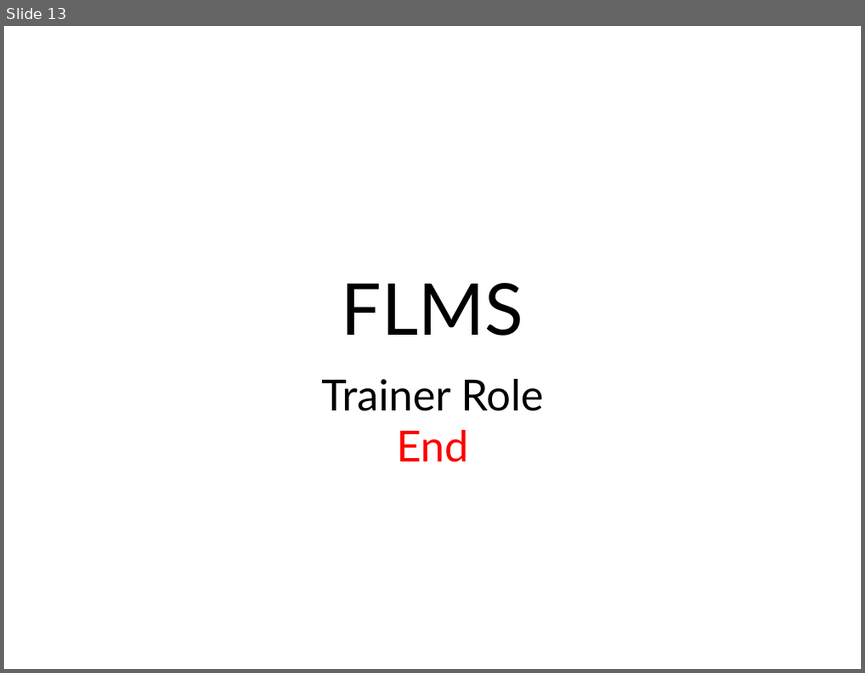
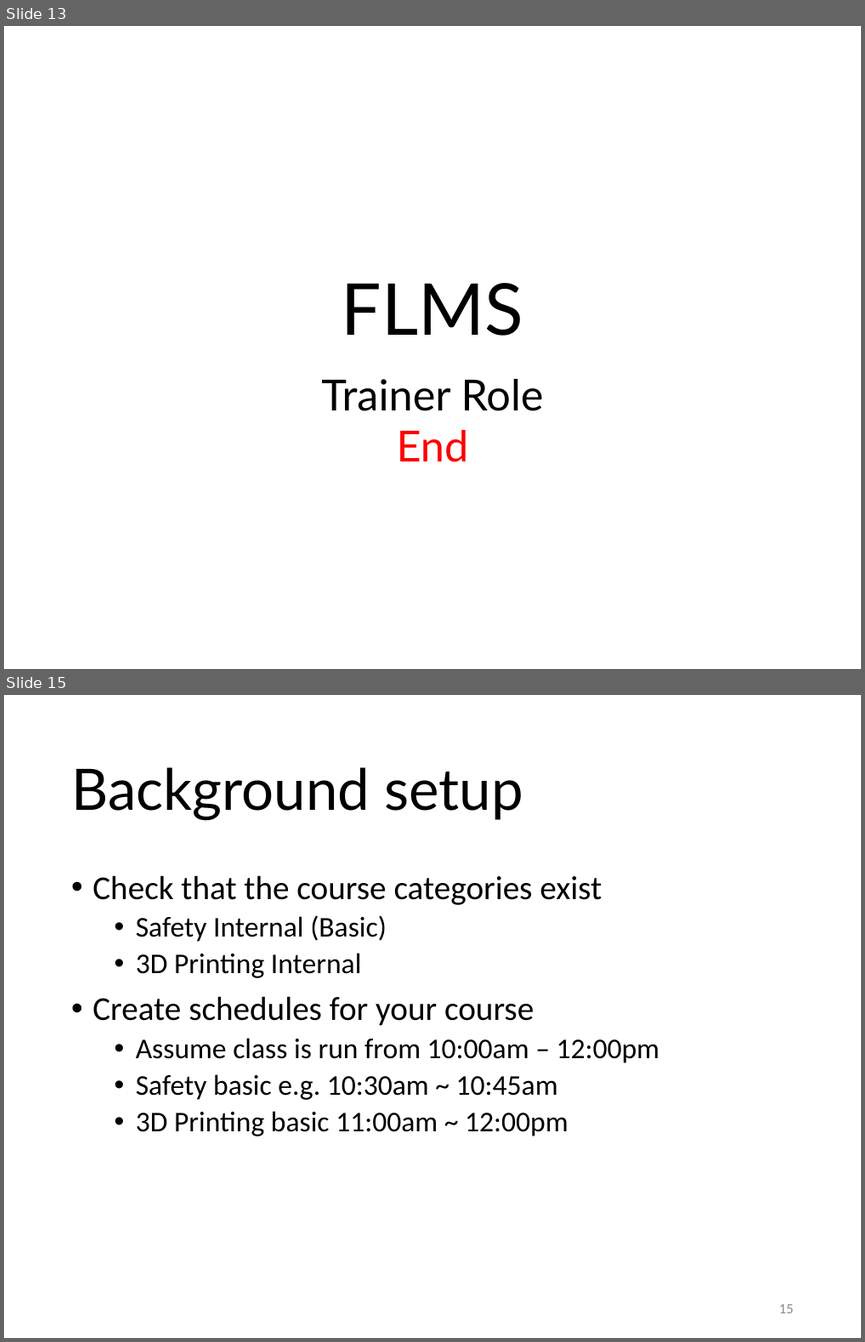
Before and after one commit to RDorville/flms, a slide deck: Training/flms-training.pptx. Shown one above the other, each under a label of ours: slide 13 before the commit, slides 13 and 15 after it; the slides between them are not shown. The pictures are 865x673 and 865x1342 pixels, drawn with LibreOffice and Linux fonts; fonts in the diff are those of the drawing; background and template pictures are left out. Boxes give left, top, right and bottom in pixels: in the first picture for what was removed or moved away, otherwise in the second. Text is boxed around its words. In the diff, an @@ line names an element or a change of style, - is before the commit and + after.

```diff
--- a/Training/flms-training.pptx
+++ b/Training/flms-training.pptx
@@ slide 15 added at (4,695,861,1338), background #FFFFFF @@
@@ title added at (71,767,523,821), 48 pt, text #000000 @@
+Background setup
@@ text added at (92,875,659,1136), 24 pt, text #000000 @@
+• Check that the course categories exist
+  • Safety Internal (Basic)
+  • 3D Printing Internal
+• Create schedules for your course
+  • Assume class is run from 10:00am – 12:00pm
+  • Safety basic e.g. 10:30am ~ 10:45am
+  • 3D Printing basic 11:00am ~ 12:00pm
@@ page number added at (779,1304,794,1313), 12 pt, text #8C8C8C @@
+15
```
Also in this commit, not shown: 2 slides changed, 5 other slides added.
